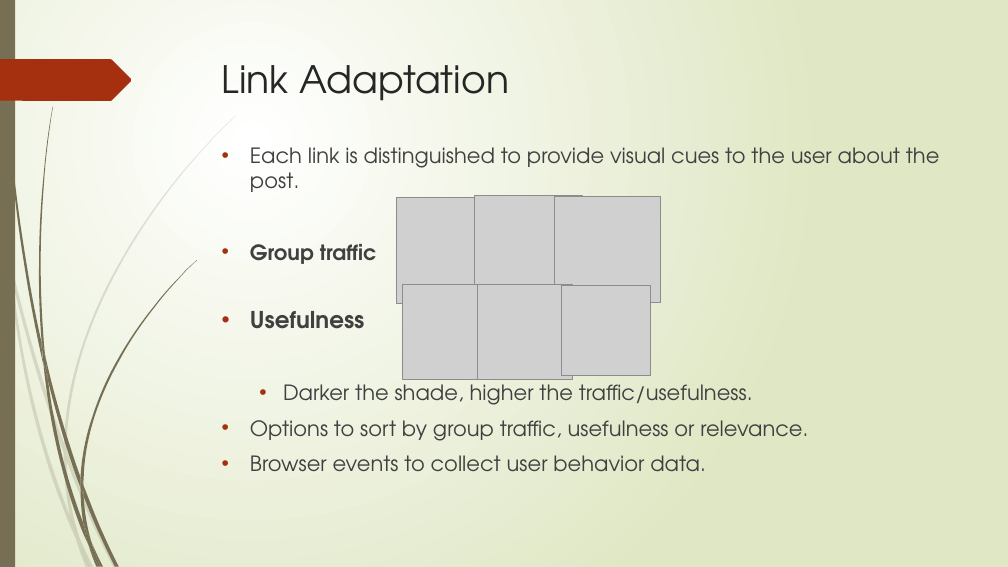
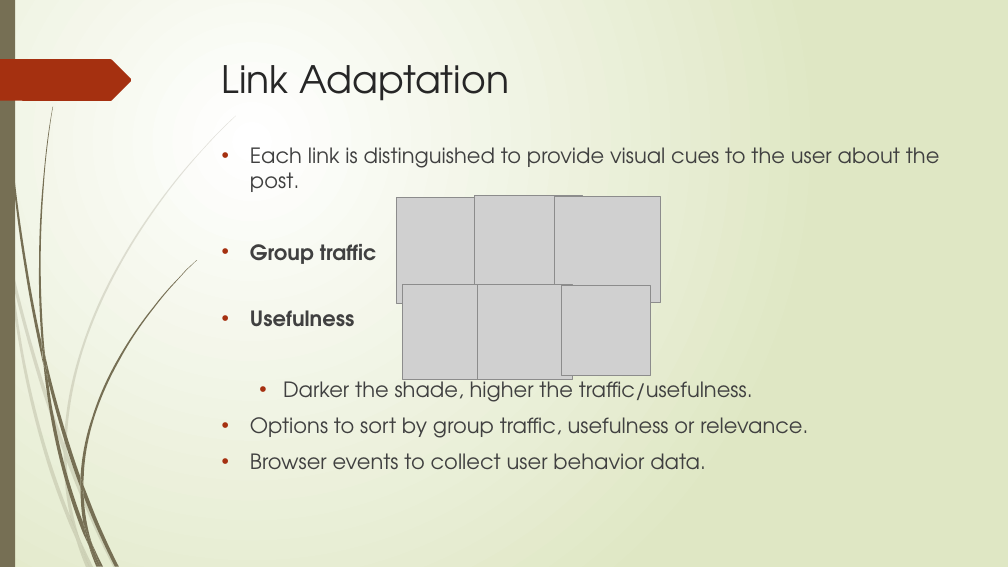
Before and after one commit to aartirao/JavaWithTheFlow, a slide deck: slide 6 of index/ppt/JavaWithTheFlow.pptx. Drawn at 1008x567 pixels with LibreOffice and Linux fonts; fonts in the diff are those of the drawing; grey boxes stand for pictures. Boxes give left, top, right and bottom in pixels: in the first picture for what was removed or moved away, otherwise in the second. Text is boxed around its words. In the diff, an @@ line names an element or a change of style, - is before the commit and + after.

```diff
--- a/index/ppt/JavaWithTheFlow.pptx
+++ b/index/ppt/JavaWithTheFlow.pptx
@@ text at (x1=250, y1=310, x2=354, y2=327): size 22 to 20 pt in "Usefulness" @@
```
Also in this commit, not shown: 1 other slide changed, 1 slide added, 3 slides removed, 1 other file.
